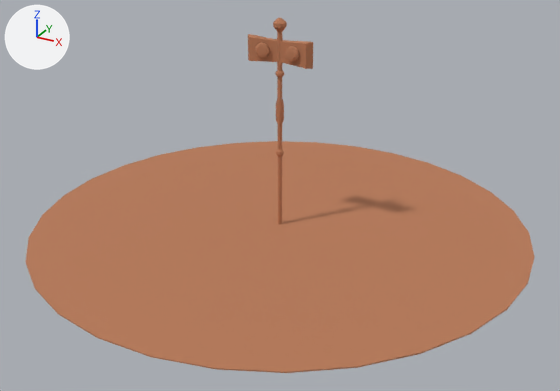
What one commit did to the OBJ model game/assets/models/HealingAbility.obj.
Both versions are drawn from a 50 mm lens placed at (38.8, -70.5, 38.8), pointed at (1.5, -2.6, 4.9). Lighting does not change. The marker at upper left points along +X, +Y and +Z. Where no turn or scale is listed for an object, it has been applied to the vertices.

Names of what the first picture shows: 'HealingAbility'.
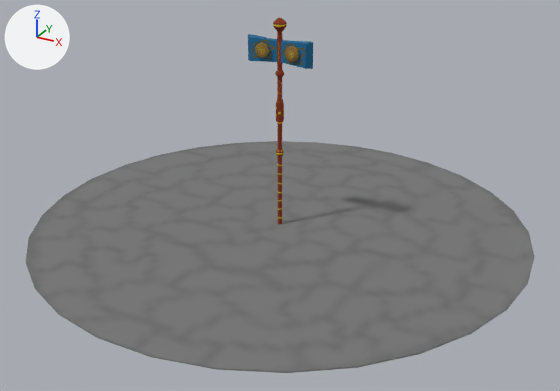
Commit message: Healing ability done

Changed parts and their boxes [x1, y1, x2, y2] in the pictures (560 x 391 px):
'HealingAbility', recoloured (brown to grey)
    both: [26, 18, 534, 373]

Diff of the bpy script that builds the scene:
```diff
--- a/game/assets/models/HealingAbility.obj.py
+++ b/game/assets/models/HealingAbility.obj.py
@@ img_healingabilitytex_png @@
+img_healingabilitytex_png = load_image('HealingAbilityTex.png', '../textures/HealingAbilityTex.png', 512, 512, 'sRGB')
@@ mat_phong2sg @@
+mat_phong2sg = principled_material('phong2SG')
+mat_phong2sg.texture = img_healingabilitytex_png
+mat_phong2sg.roughness = 0.866
@@ me_healingability @@
 me_healingability.from_pydata(...)  # 600 vertices, 606 faces; spans x -28.0..28.0, y -27.8..27.8, z 0.0..23.5
-me_healingability.materials.append(mat_phong1sg)  # picture img_ability_healing_png
+me_healingability.materials.append(mat_phong2sg)  # picture img_healingabilitytex_png
```
